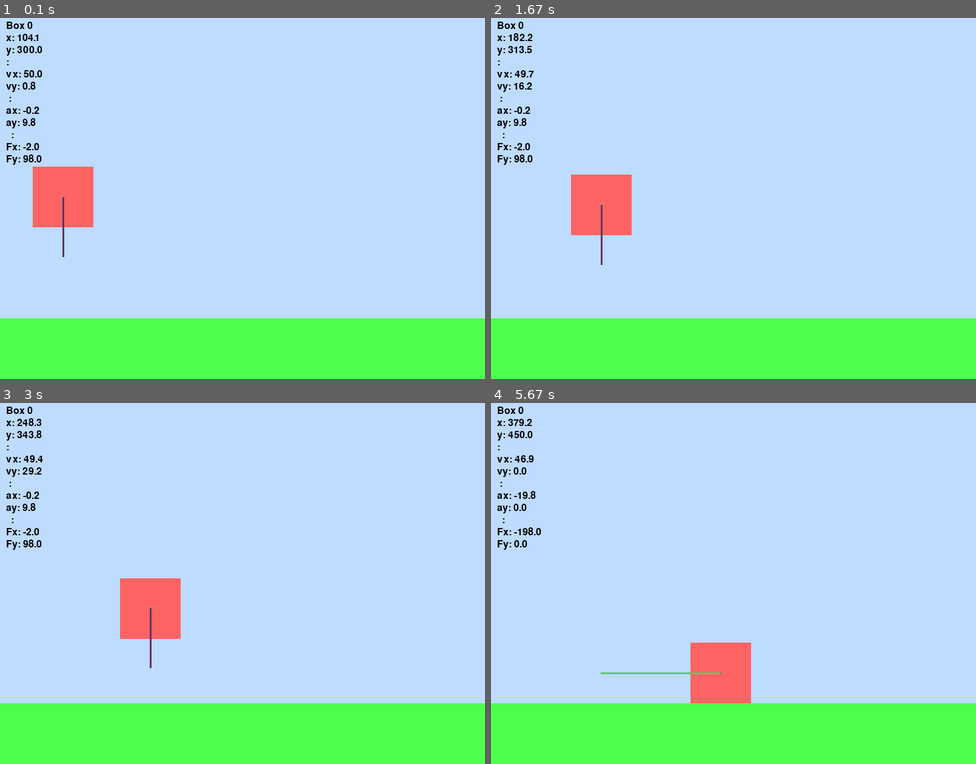
Above: before the commit, frames 1-4 (two rows, left to right).
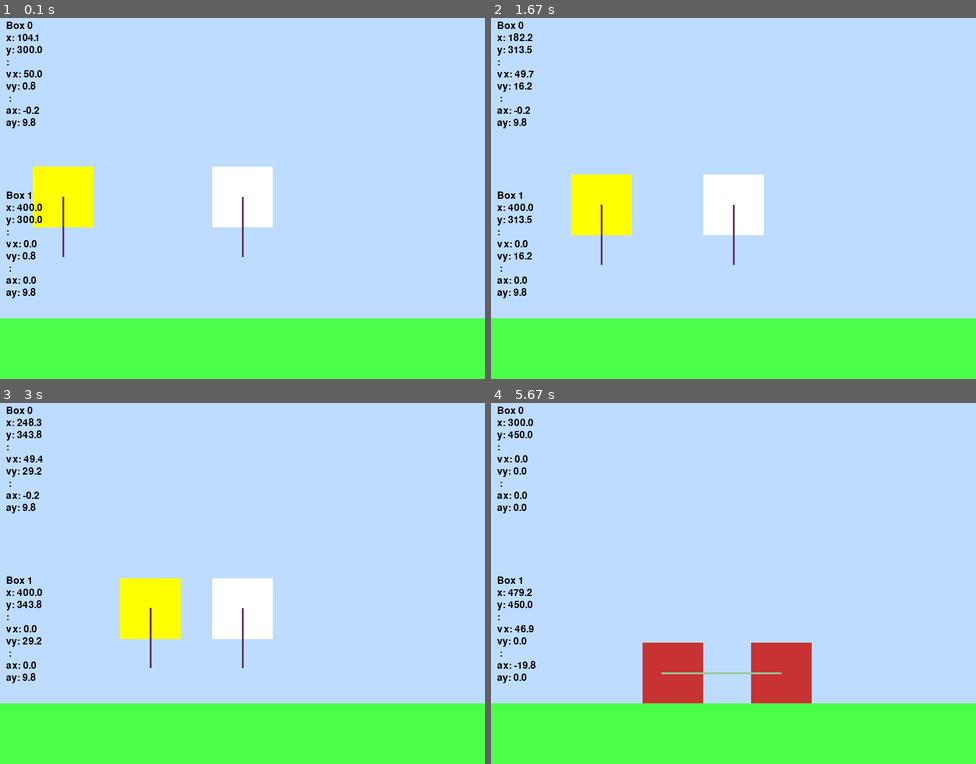
Above: after the commit, the same moments.

Repository: nrasya/pygame-force-test
Game: pygame game, started from force_test.py
Same seed, same stepped clock (60 frames per second), same inputs: the game is played once before the commit and once after it.
Inputs:
- Up to frame 1 (0.1 s): no input
- Up to frame 2 (1.67 s): no input
- Up to frame 3 (3 s): no input
- Up to frame 4 (5.67 s): no input

The runs differ from the first frame. In frame 1, 4.8% of the frame differs, in the area x 1-57%, y 31-78%; in frame 2, 4.8%; in frame 3, 4.8%; in frame 4, 6.7%, in the area x 1-67%, y 4-84%.

Commit message:
Adding momentum

Diff:
--- a/force_test.py
+++ b/force_test.py
@@ -15,7 +15,7 @@
 # ------------ CLASS ---------
 
 class box:
-    def __init__(self,mass,x,y,size,vx,vy):
+    def __init__(self,mass,x,y,size,vx,vy,color):
         self.mass = mass
         self.x = x
         self.y = y
@@ -24,6 +24,7 @@
         self.size = size
         self.vx = vx
         self.vy = vy
+        self.color = color
         self.Fx_total = 0
         self.Fy_total = 0
         self.on_ground = False
@@ -97,11 +98,11 @@
     def draw(self):
         box = pygame.Rect(0, 0, self.size, self.size)
         box.center = (self.x, self.y)
-        pygame.draw.rect(screen, (255, 100, 100), box)
+        pygame.draw.rect(screen, self.color, box)
 
         #gravity
         pygame.draw.line(screen,
-                (100,200,100),
+                (150,200,150),
                 (self.x,self.y),
                 (self.x + self.Fx_total ,self.y),
                 3
@@ -115,6 +116,22 @@
                 (self.x, self.y  + self.Fy_total ),
                 3
                 )
+    def x_collision(self,other):
+        distance = abs(self.x - other.x)
+
+        if distance < self.size/2 + other.size/2:
+            return True
+        else:
+            return False
+
+    def y_collision(self,other):
+        distance = abs(self.y - other.y)
+
+        if distance < self.size/2 + other.size/2:
+            return True
+        else:
+            return False
+
 
 # ----------- FUNCTION ------------
 def draw_text(text, x, y):
@@ -125,9 +142,10 @@
 running = True
 
 boxes = []
-box1 = box(10,100,300,100,50,0)
-box2 = box(10,400,300,100,0,0)
+box1 = box(10,100,300,100,50,0,(255,255,0))
+box2 = box(10,400,300,100,0,0,(255,255,255))
 boxes.append(box1)
+boxes.append(box2)
 
 while running:
     for event in pygame.event.get():
@@ -137,10 +155,36 @@
     screen.fill((190,220,255))
     dt = clock.tick(60) / 1000  # sekitar 0.0167 detik
 
-    for box in boxes:
+    for box in boxes:       #run box
         box.physic()
         pygame.draw.rect(screen, (75,255,75), (0,ground,800,600 - ground))
         box.draw()
+
+    for i in range(len(boxes)):
+        for j in range(i + 1, len(boxes)):
+
+            box_1 = boxes[i]
+            box_2 = boxes[j]
+
+            if box1.x_collision(box_2) == True and box1.y_collision(box_2) == True:
+                box_1.color = (200,50,50)
+                box_2.color = (200,50,50)
+
+                if box1.x_collision(box_2) == True:
+                    vx1 = box_1.vx
+                    vx2 = box_2.vx
+
+                    box_1.vx = vx2
+                    box_2.vx = vx1
+
+                if box1.y_collision(box_2) == True:
+                    vy1 = box_1.vy
+                    vy2 = box_2.vy
+
+                    box_1.vy = vy2
+                    box_2.vy = vy1
+
+
 
     # ------ TEXTS ---------
     y_offset = 10
@@ -155,9 +199,9 @@
             " ":"",
             "ax": box.ax,
             "ay": box.ay,
-            "  ":"",
-            "Fx": box.Fx_total,
-            "Fy": box.Fy_total
+            #"  ":"",
+            #"x_collision":box.x_collision,
+            #"y_collision":box.y_collision
         }
 
         draw_text(f"Box {i}", 10, y_offset)
@@ -171,8 +215,12 @@
 
             y_offset += 20
 
-        y_offset += 10 #gap
-
+        y_offset += 100 #gap
+
+    print(
+    box_1.x_collision(box_2),
+    box_1.y_collision(box_2)
+    )
 
 
     pygame.display.flip()
